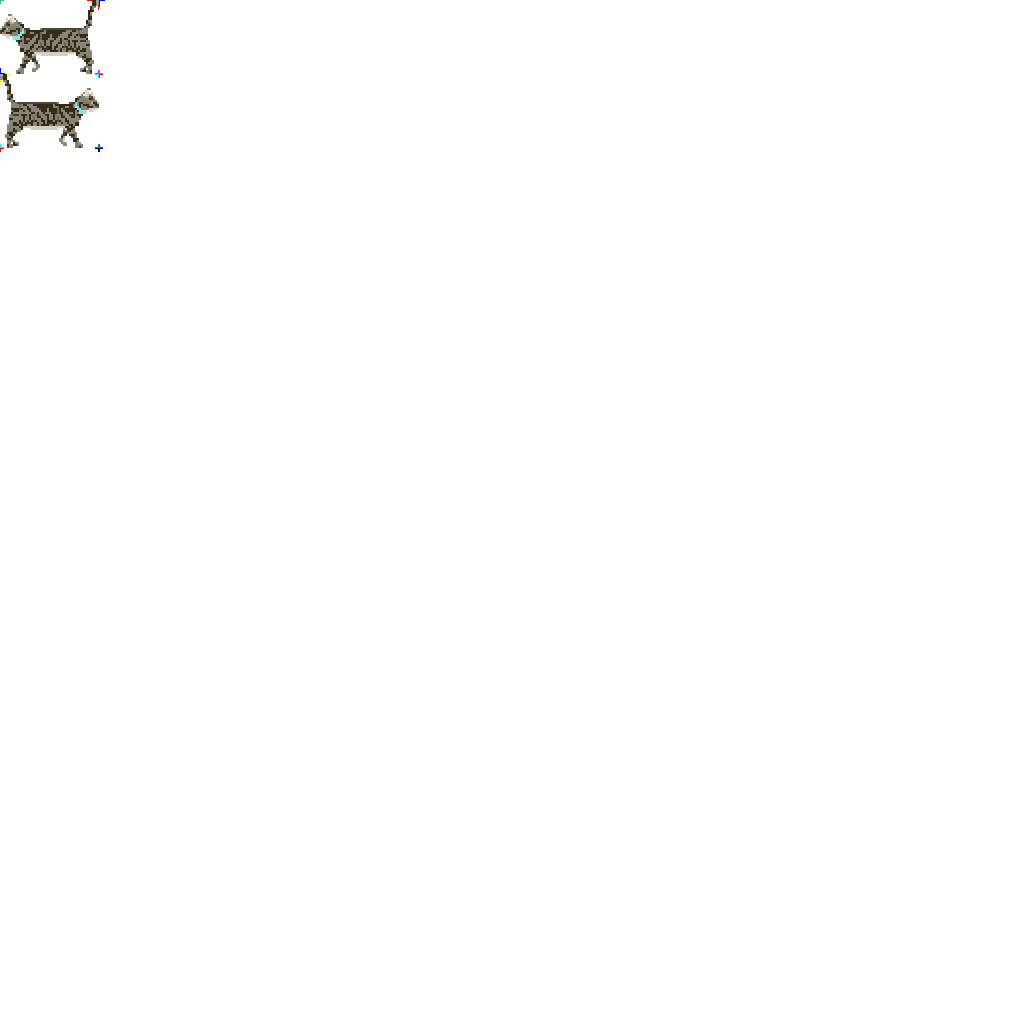
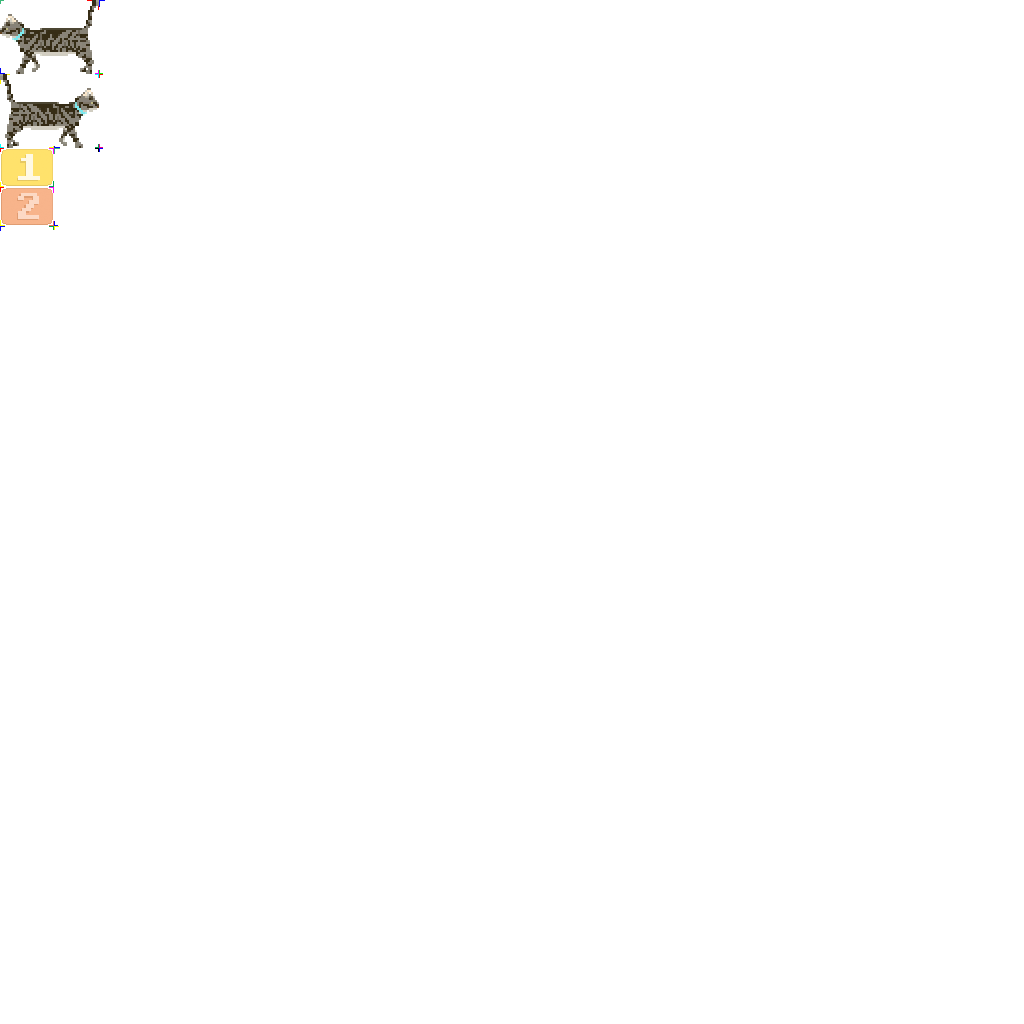
Two versions of the same layered image (1024 x 1024). Layer-by-layer changes:
added layer "Layer 1 copy 2" above "Block2 copy 2" over [17, 193, 39, 220]
added layer "Block2 copy 2" above "1blockwideLarge" over [1, 188, 53, 225]
added group "1blockwideLarge" with 2 layers above "Layer 4" over [1, 149, 53, 186]
added layer "Number1 copy 2" in group "1blockwideLarge" over [17, 154, 40, 181]
added layer "Block1 copy 2" in group "1blockwideLarge" over [1, 149, 53, 186]
painted on "Layer 4" over [0, 146, 60, 231]
